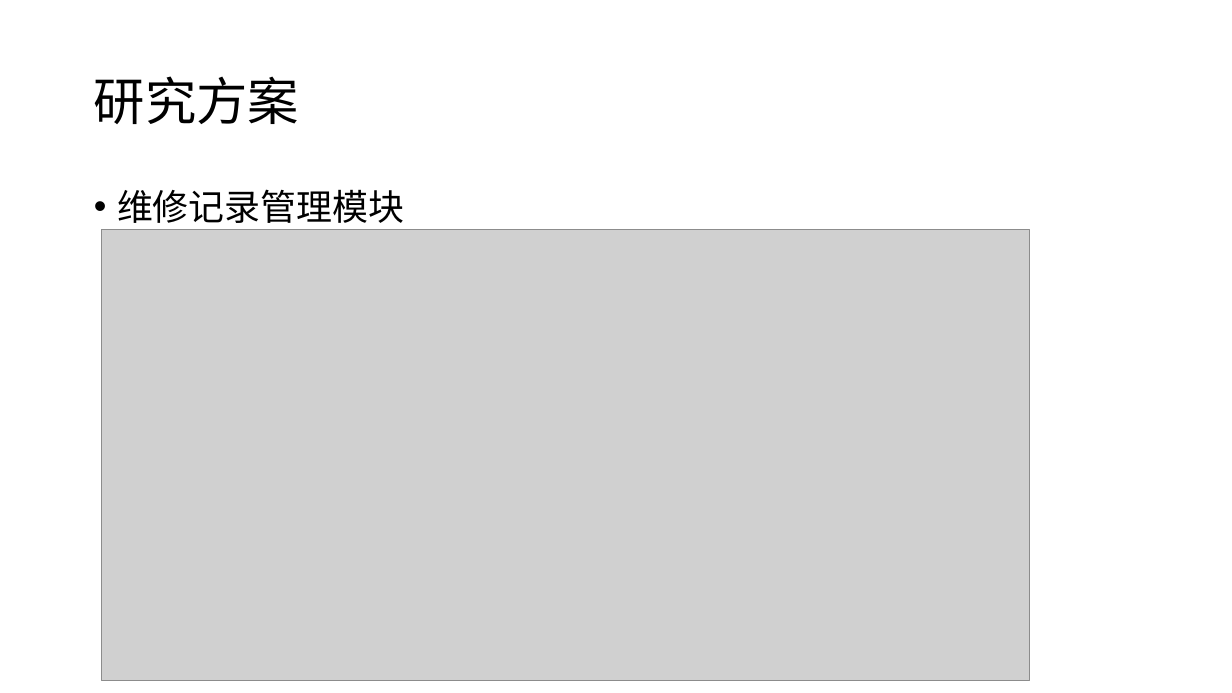
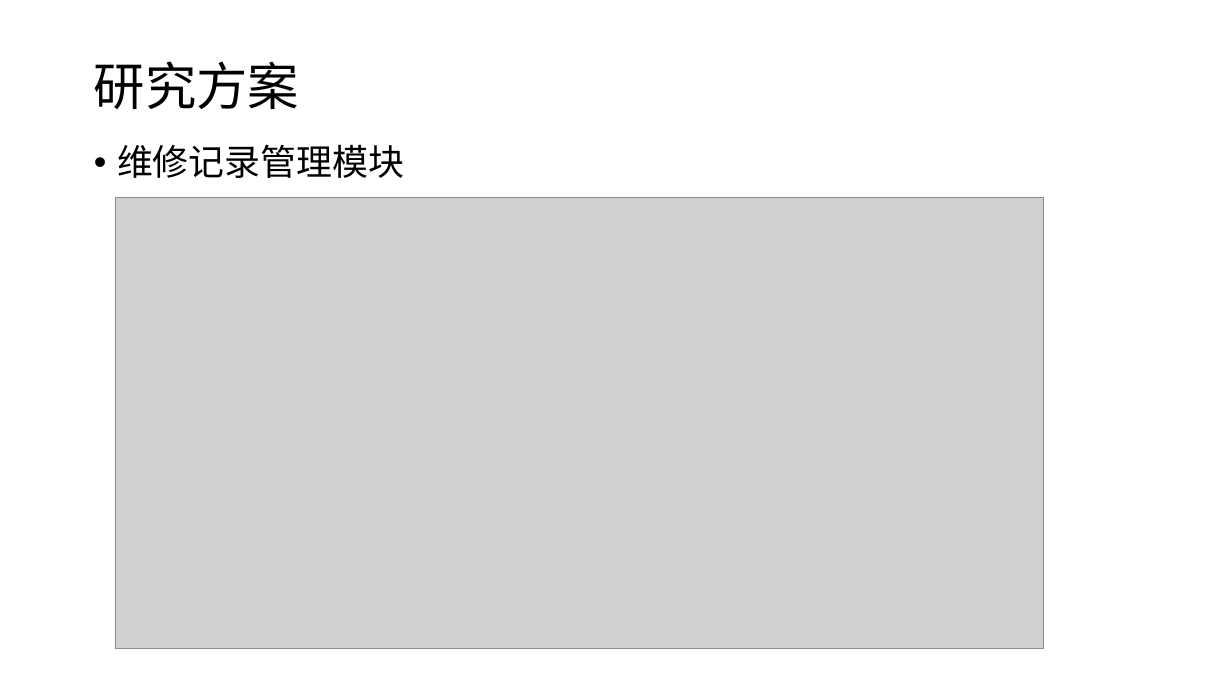
Before and after one commit to liuzhuocpp/liuzhuo_midterm_report, a slide deck: slide 10 of 刘卓中期报告.pptx. Drawn at 1232x693 pixels with LibreOffice and Linux fonts; fonts in the diff are those of the drawing; grey boxes stand for pictures. Boxes give left, top, right and bottom in pixels: in the first picture for what was removed or moved away, otherwise in the second. Text is boxed around its words. In the diff, an @@ line names an element or a change of style, - is before the commit and + after.

```diff
--- a/刘卓中期报告.pptx
+++ b/刘卓中期报告.pptx
@@ title "研究方案" moved from (x1=94, y1=76, x2=299, y2=124) to (x1=94, y1=61, x2=299, y2=109) @@
@@ text "维修记录管理模块" moved from (x1=117, y1=189, x2=404, y2=223) to (x1=117, y1=144, x2=404, y2=178) @@
@@ picture moved from (x1=102, y1=229, x2=1031, y2=680) to (x1=115, y1=198, x2=1043, y2=649) @@
```
Also in this commit, not shown: 2 other slides changed, 1 slide added, 1 other file.
